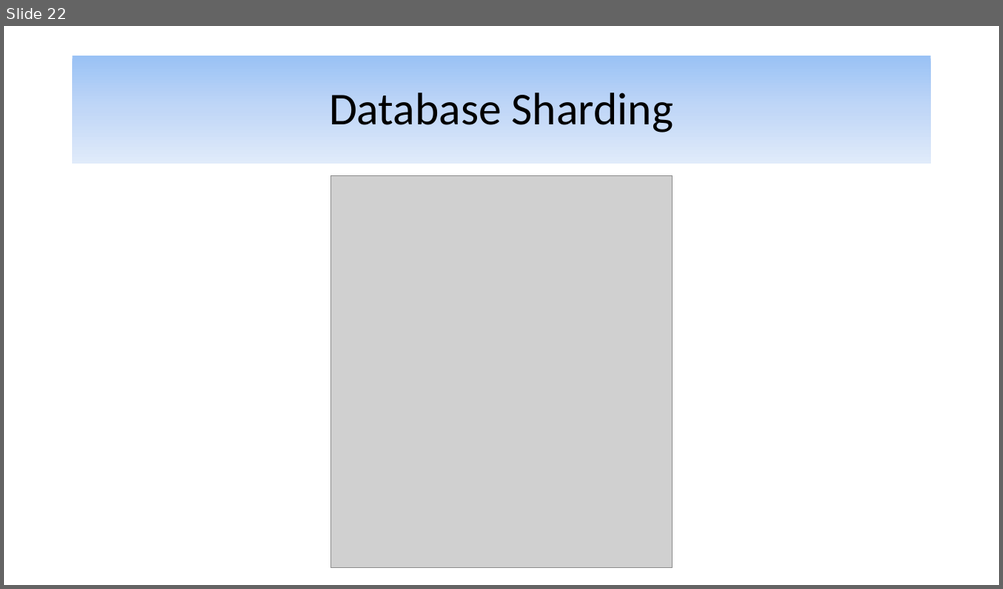
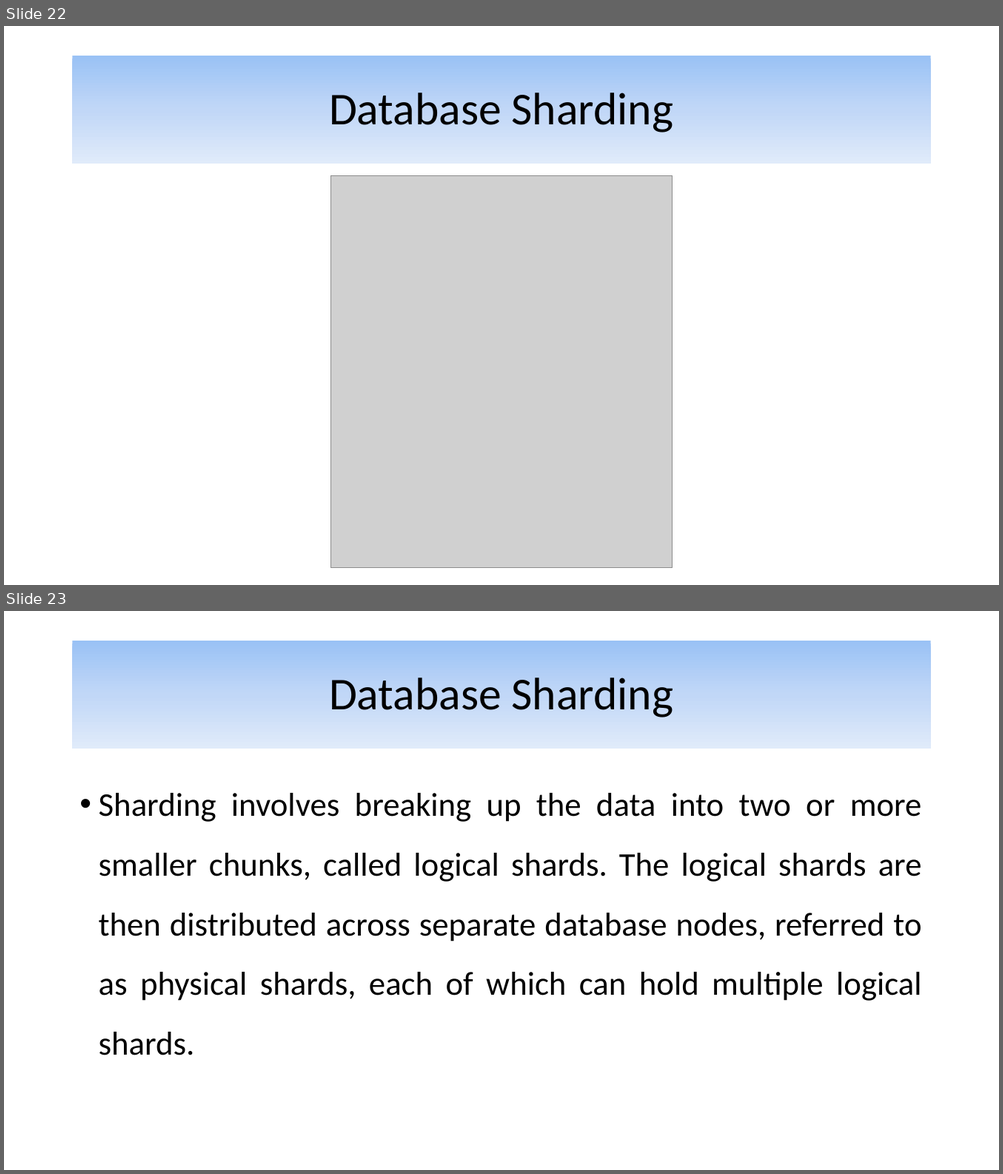
Before and after one commit to alijfri99/presentations, a slide deck: Advanced DBMS Presentation.pptx. Shown one above the other, each under a label of ours: slide 22 before the commit, slides 22 and 23 after it. The pictures are 1003x589 and 1003x1174 pixels, drawn with LibreOffice and Linux fonts; fonts in the diff are those of the drawing; grey boxes stand for pictures. Boxes give left, top, right and bottom in pixels: in the first picture for what was removed or moved away, otherwise in the second. Text is boxed around its words. In the diff, an @@ line names an element or a change of style, - is before the commit and + after.

Commit message:
Finished key-based sharding

```diff
--- a/Advanced DBMS Presentation.pptx
+++ b/Advanced DBMS Presentation.pptx
@@ slide 23 added at box(4, 611, 999, 1170), background #FFFFFF @@
@@ title added at box(73, 641, 930, 749), fill gradient #9AC3F5 to #C2D8F8 to #E1EBFB, 44 pt, text #000000 @@
+Database Sharding
@@ text added at box(99, 793, 922, 1056), 32 pt, text #000000 @@
+• Sharding involves breaking up the data into two or more smaller chunks, called logical shards. The logical shards are then distributed across separate database nodes, referred to as physical shards, each of which can hold multiple logical shards.
```
Also in this commit, not shown: 12 other slides added, 1 slide removed.
